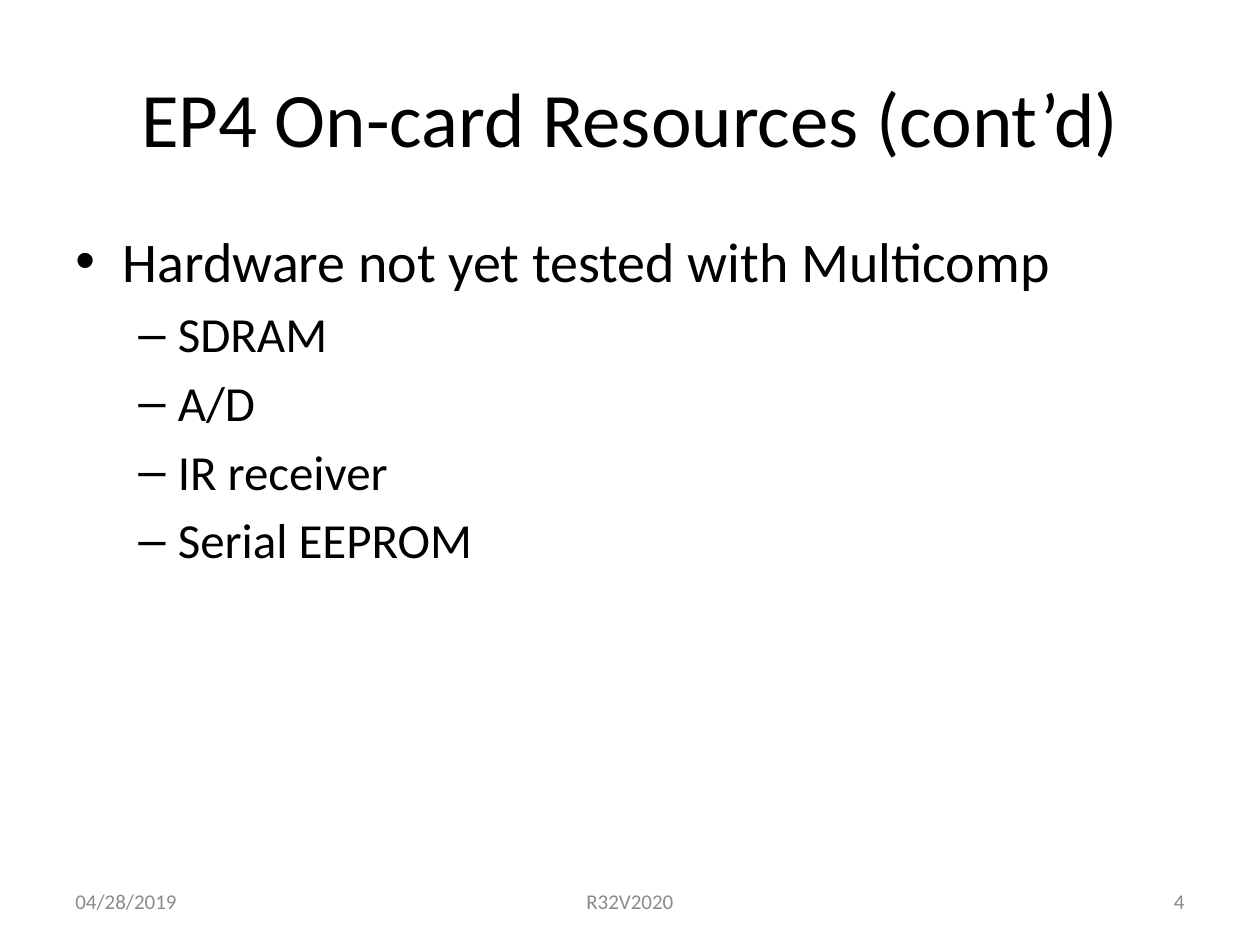
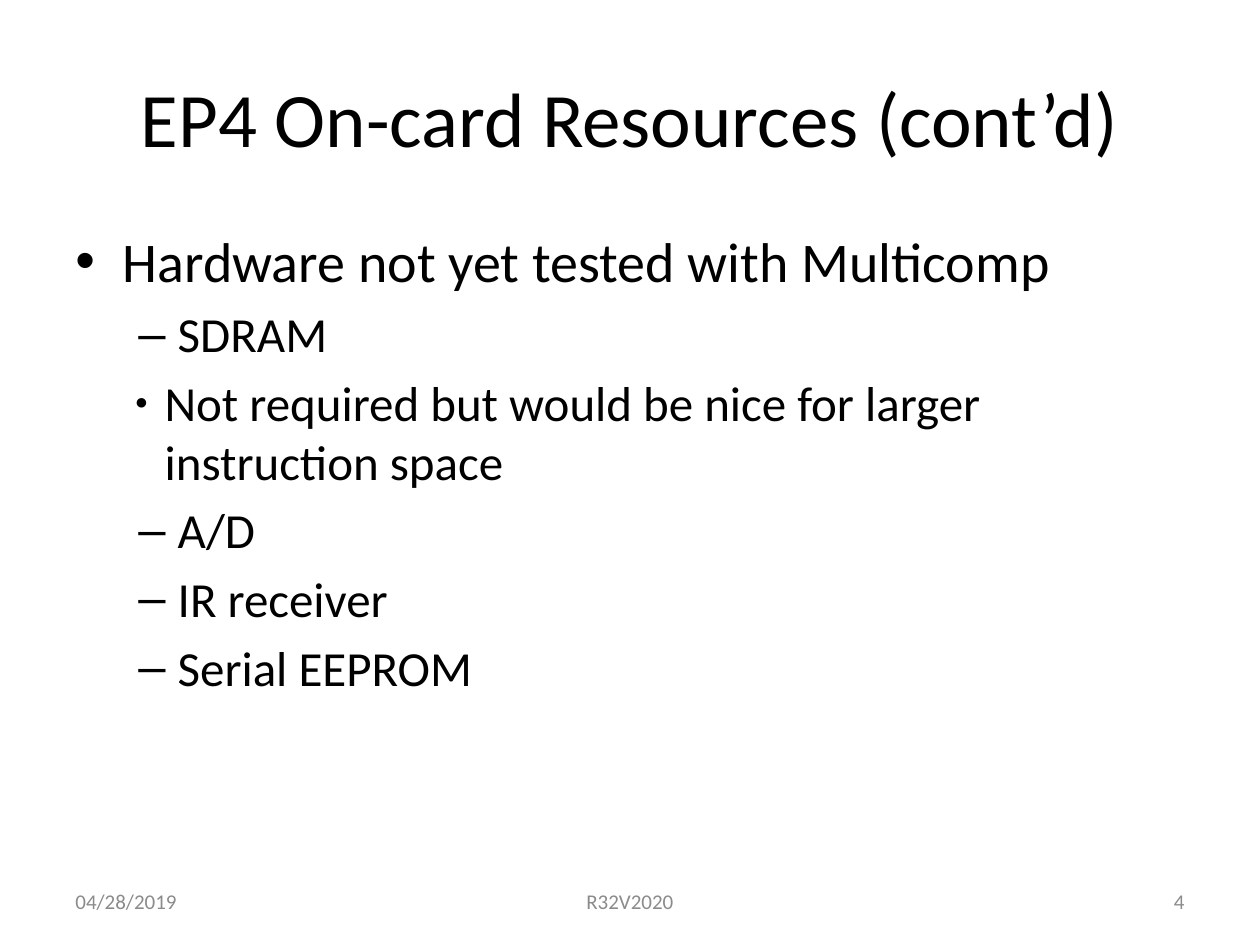
Before and after one commit to douggilliland/R32V2020, a slide deck: slide 4 of Architecture/R32V2020-RISC in EP4CE6.pptx. Drawn at 1260x945 pixels with LibreOffice and Linux fonts; fonts in the diff are those of the drawing. Boxes give left, top, right and bottom in pixels: in the first picture for what was removed or moved away, otherwise in the second. Text is boxed around its words. In the diff, an @@ line names an element or a change of style, - is before the commit and + after.

```diff
--- a/Architecture/R32V2020-RISC in EP4CE6.pptx
+++ b/Architecture/R32V2020-RISC in EP4CE6.pptx
@@ text at (165,387,980,488): paragraph added @@
+    ● Not required but would be nice for larger instruction space
```
Also in this commit, not shown: 5 other slides changed, 3 slides added.
